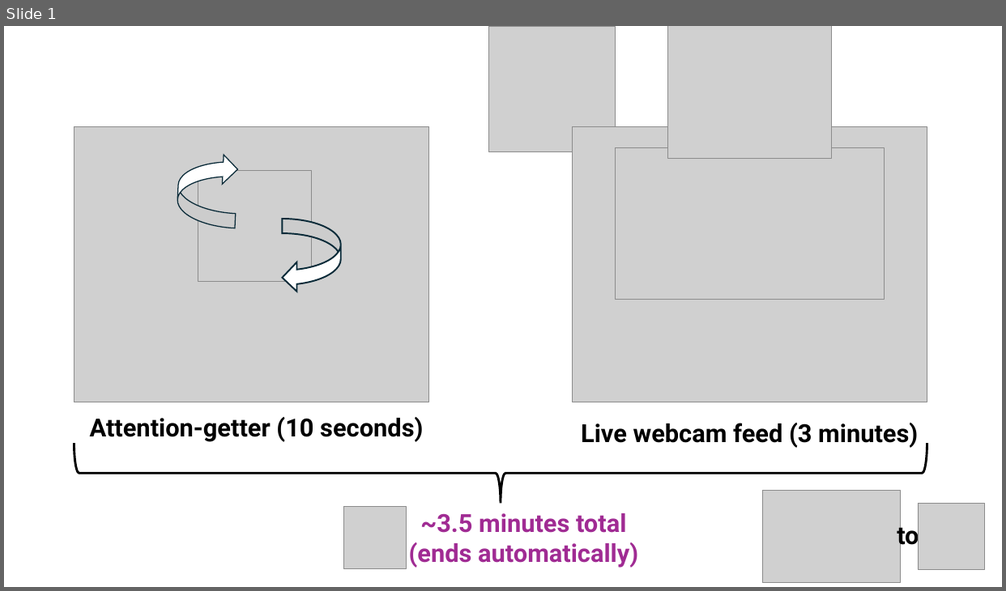
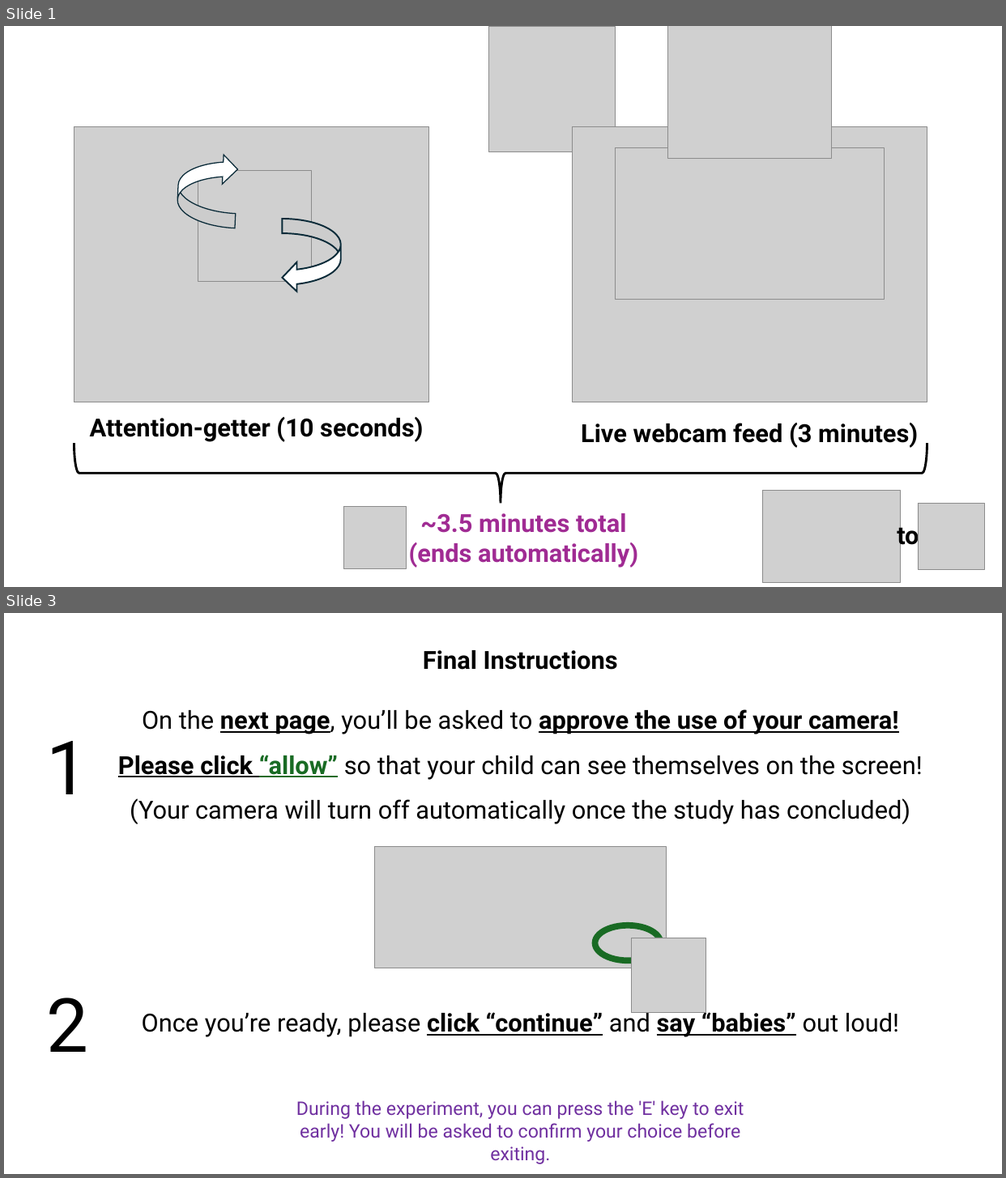
Before and after one commit to sociallearninglab/baby_view_baby, a slide deck: mp4/babyviewbaby_instructionvideo.pptx. Shown one above the other, each under a label of ours: slide 1 before the commit, slides 1 and 3 after it; the slides between them are not shown. The pictures are 1006x591 and 1006x1178 pixels, drawn with LibreOffice and Linux fonts; fonts in the diff are those of the drawing; grey boxes stand for pictures. Boxes give left, top, right and bottom in pixels: in the first picture for what was removed or moved away, otherwise in the second. Text is boxed around its words. In the diff, an @@ line names an element or a change of style, - is before the commit and + after.

Commit message:
Update instruction slides

```diff
--- a/mp4/babyviewbaby_instructionvideo.pptx
+++ b/mp4/babyviewbaby_instructionvideo.pptx
@@ slide 3 added at (4,613,1002,1174), background #FFFFFF @@
@@ group added at (47,650,923,1142): 5 texts, 2 pictures, 1 ellipse @@
+Final Instructions
+On the next page, you’ll be asked to approve the use of your camera!
+Please click “allow” so that your child can see themselves on the screen!
+(Your camera will turn off automatically once the study has concluded)
+1
+2
+Once you’re ready, please click “continue” and say “babies” out loud!
+During the experiment, you can press the 'E' key to exit early! You will be asked to confirm your choice before exiting.
```
Also in this commit, not shown: 1 other slide added.
